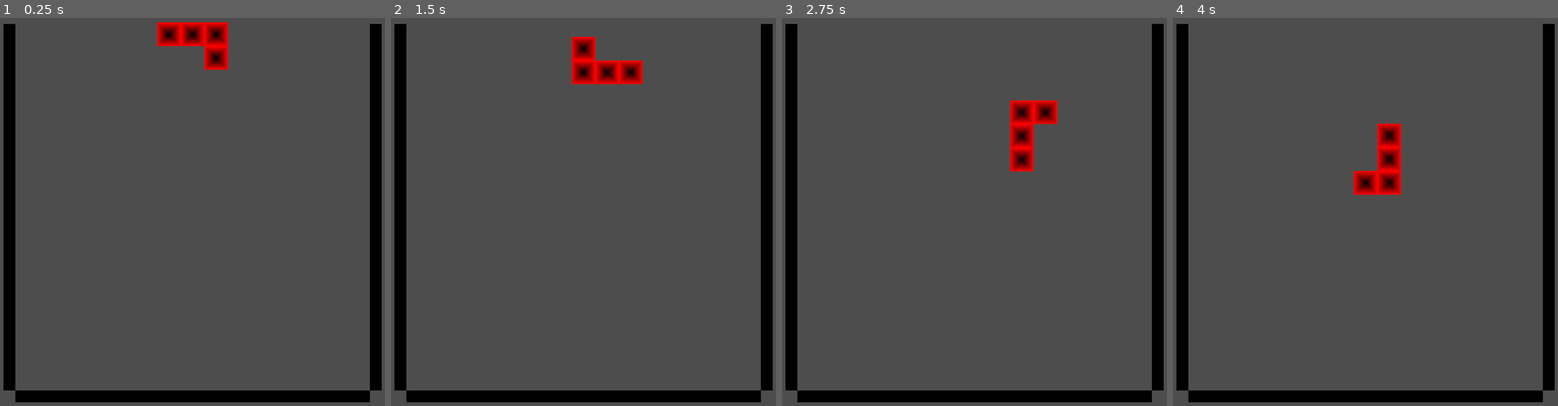
Above: before the commit, frames 1-4 (left to right).
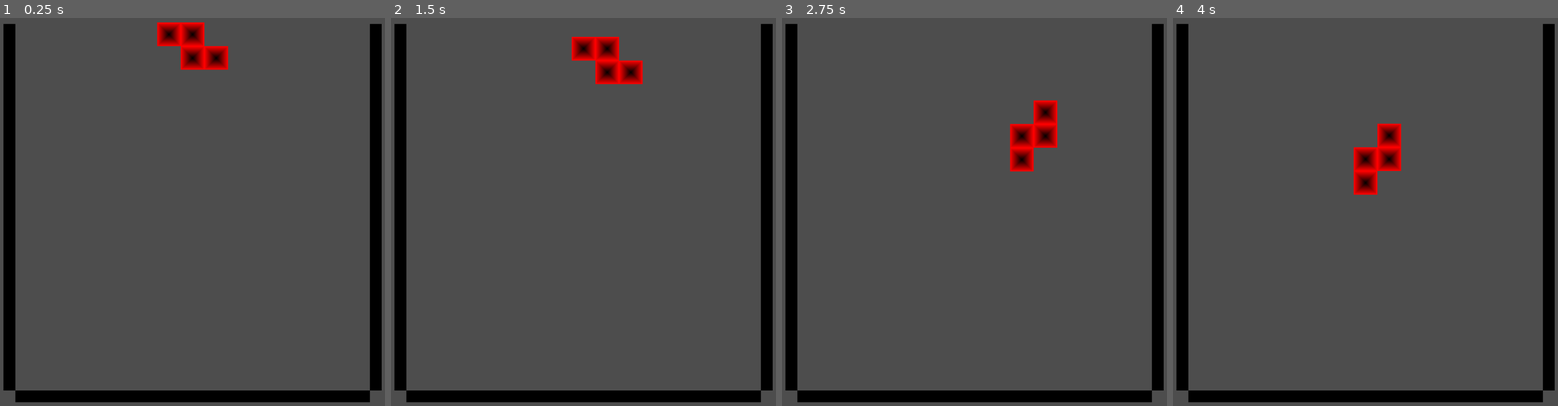
Above: after the commit, the same moments.

Repository: tmielcarz/godot-tetris
Game: Godot game, scene res://board.tscn
Same seed, same stepped clock (60 frames per second), same inputs: the game is played once before the commit and once after it. The project has no main scene, so this scene is started directly.
Inputs:
- Up to frame 1 (0.25 s): no input
- Up to frame 2 (1.5 s): hold Right (move_right) 0.53-1.28 s; tap Up (rotate) at 0.6, 1.35 s; hold Down (move_down) from 1.28 s (still down)
- Up to frame 3 (2.75 s): release Down (move_down) at 2.03 s; hold Right (move_right) from 2.03 s (still down); tap Up (rotate) at 2.1 s
- Up to frame 4 (4 s): tap Up (rotate) at 2.85, 3.6 s; release Right (move_right) at 3.53 s; hold Left (move_left) from 3.53 s (still down)

The runs differ from the first frame. In frame 1, 0.8% of the frame differs, in the area x 46-60%, y 1-14%; in frame 2, 0.8%; in frame 3, 0.8%, in the area x 59-72%, y 21-34%; in frame 4, 0.8%.

Commit message:
ZBlock

Diff:
--- /dev/null
+++ b/blocks/abstract_block.gd
@@ -0,0 +1,83 @@
+extends Node2D
+
+var speed = 50
+
+var locked = false
+
+var left_side = []
+var right_side = []
+var down_side = []
+
+var rotation_direction = 0
+
+var segments = []
+
+signal block_locked
+
+# Called every frame. 'delta' is the elapsed time since the previous frame.
+func _process(delta):
+	if !locked:
+		var velocity = Vector2.ZERO
+
+		var actual_speed = speed
+
+		if Input.is_action_just_pressed("move_right") && _is_right_allowed():
+			velocity.x += 64
+
+		if Input.is_action_just_pressed("move_left") && _is_left_allowed():
+			velocity.x -= 64
+
+		if Input.is_action_just_pressed("rotate"):
+			_try_rotate_block()
+
+		if Input.is_action_pressed("move_down"):
+			actual_speed = 5 * speed
+
+		if _is_down_allowed():
+			velocity.y += actual_speed * delta
+		else:
+			_lock_block()
+
+		position += velocity
+
+func _lock_block():
+	locked = true
+	self.position.y = 64 * round(self.position.y / 64) + 16
+	block_locked.emit()
+
+func _is_rotation_valid():
+	for segment in segments:
+		segment.shapes[0].force_shapecast_update()
+		if segment.shapes[0].is_colliding():
+			if segment.get_parent() != segment.shapes[0].get_collider(0).get_parent():
+				return false
+	return true
+
+func _try_rotate_block():
+	self.rotate(PI / 2)
+
+	if _is_rotation_valid():
+		rotation_direction += 1
+		if rotation_direction == 4:
+			rotation_direction = 0
+	else:
+		print("rotation reverted")
+		self.rotate(-PI / 2)
+
+
+func _is_allowed(segments_def):
+	for segment_def in segments_def:
+		var segment_id = segment_def[0]
+		var shape_id = segment_def[1]
+		if segments[segment_id - 1].shapes[shape_id].is_colliding():
+			return false
+	return true
+
+func _is_left_allowed():
+	return _is_allowed(left_side[rotation_direction])
+
+func _is_right_allowed():
+	return _is_allowed(right_side[rotation_direction])
+
+func _is_down_allowed():
+	return _is_allowed(down_side[rotation_direction])
--- a/blocks/l_block_left.gd
+++ b/blocks/l_block_left.gd
@@ -1,101 +1,22 @@
-extends Node2D
+extends "res://blocks/abstract_block.gd"
 
-var speed = 50
-
-var locked = false
-
-var left_side = [
-	[[1, 2], [4, 2]],
-	[[1, 4], [2, 4], [4, 4]],
-	[[3, 1], [4, 1]],
-	[[1, 3], [2, 3], [3, 3]],
-]
-var right_side = [
-	[[3, 1], [4, 1]],
-	[[1, 3], [2, 3], [3, 3]],
-	[[1, 2], [4, 2]],
-	[[1, 4], [2, 4], [4, 4]]
-]
-var down_side = [
-	[[1, 4], [2, 4], [4, 4]],
-	[[3, 1], [4, 1]],
-	[[1, 3], [2, 3], [3, 3]],
-	[[1, 2], [4, 2]]
-]
-
-var rotation_direction = 0
-
-var segments = []
-
-signal block_locked
-
-# Called when the node enters the scene tree for the first time.
 func _ready():
 	segments.append_array([$SimpleSegment1, $SimpleSegment2, $SimpleSegment3, $SimpleSegment4])
-
-# Called every frame. 'delta' is the elapsed time since the previous frame.
-func _process(delta):
-	if !locked:
-		var velocity = Vector2.ZERO
-
-		var actual_speed = speed
-
-		if Input.is_action_just_pressed("move_right") && _is_right_allowed():
-			velocity.x += 64
-
-		if Input.is_action_just_pressed("move_left") && _is_left_allowed():
-			velocity.x -= 64
-
-		if Input.is_action_just_pressed("rotate"):
-			_try_rotate_block()
-
-		if Input.is_action_pressed("move_down"):
-			actual_speed = 5 * speed
-
-		if _is_down_allowed():
-			velocity.y += actual_speed * delta
-		else:
-			_lock_block()
-
-		position += velocity
-
-func _lock_block():
-	locked = true
-	self.position.y = 64 * round(self.position.y / 64) + 16
-	block_locked.emit()
-
-func _is_rotation_valid():
-	for segment in segments:
-		segment.shapes[0].force_shapecast_update()
-		if segment.shapes[0].is_colliding():
-			return false
-	return true
-
-func _try_rotate_block():
-	self.rotate(PI / 2)
-
-	if _is_rotation_valid():
-		rotation_direction += 1
-		if rotation_direction == 4:
-			rotation_direction = 0
-	else:
-		print("rotation reverted")
-		self.rotate(-PI / 2)
-
-
-func _is_allowed(segments_def):
-	for segment_def in segments_def:
-		var segment_id = segment_def[0]
-		var shape_id = segment_def[1]
-		if segments[segment_id - 1].shapes[shape_id].is_colliding():
-			return false
-	return true
-
-func _is_left_allowed():
-	return _is_allowed(left_side[rotation_direction])
-
-func _is_right_allowed():
-	return _is_allowed(right_side[rotation_direction])
-
-func _is_down_allowed():
-	return _is_allowed(down_side[rotation_direction])
+	left_side.append_array([
+		[[1, 2], [4, 2]],
+		[[1, 4], [2, 4], [4, 4]],
+		[[3, 1], [4, 1]],
+		[[1, 3], [2, 3], [3, 3]],
+	])
+	right_side.append_array([
+		[[3, 1], [4, 1]],
+		[[1, 3], [2, 3], [3, 3]],
+		[[1, 2], [4, 2]],
+		[[1, 4], [2, 4], [4, 4]]
+	])
+	down_side.append_array([
+		[[1, 4], [2, 4], [4, 4]],
+		[[3, 1], [4, 1]],
+		[[1, 3], [2, 3], [3, 3]],
+		[[1, 2], [4, 2]]
+	])
--- a/blocks/l_block_left.tscn
+++ b/blocks/l_block_left.tscn
@@ -8,25 +8,21 @@
 
 [node name="SimpleSegment1" parent="." instance=ExtResource("1_67tr7")]
 position = Vector2(-64, 0)
-segment_id = 1
 top_enabled = true
 bottom_enabled = true
 left_enabled = true
 
 [node name="SimpleSegment2" parent="." instance=ExtResource("1_67tr7")]
-segment_id = 2
 top_enabled = true
 bottom_enabled = true
 
 [node name="SimpleSegment3" parent="." instance=ExtResource("1_67tr7")]
 position = Vector2(64, 0)
-segment_id = 3
 top_enabled = true
 right_enabled = true
 
 [node name="SimpleSegment4" parent="." instance=ExtResource("1_67tr7")]
 position = Vector2(64, 64)
-segment_id = 4
 right_enabled = true
 bottom_enabled = true
 left_enabled = true
--- a/blocks/simple_segment.gd
+++ b/blocks/simple_segment.gd
@@ -1,6 +1,4 @@
 extends Area2D
-
-@export var segment_id = 0
 
 @export var top_enabled = false
 @export var right_enabled = false
--- /dev/null
+++ b/blocks/z_block_left.gd
@@ -0,0 +1,22 @@
+extends "res://blocks/abstract_block.gd"
+
+func _ready():
+	segments.append_array([$SimpleSegment1, $SimpleSegment2, $SimpleSegment3, $SimpleSegment4])
+	left_side.append_array([
+		[[1, 2], [3, 2]],
+		[[1, 4], [3, 4], [4, 4]],
+		[[2, 1], [4, 1]],
+		[[1, 3], [2, 3], [4, 3]]
+	])
+	right_side.append_array([
+		[[2, 1], [4, 1]],
+		[[1, 3], [2, 3], [4, 3]],
+		[[1, 2], [3, 2]],
+		[[1, 4], [3, 4], [4, 4]]
+	])
+	down_side.append_array([
+		[[1, 4], [3, 4], [4, 4]],
+		[[2, 1], [4, 1]],
+		[[1, 3], [2, 3], [4, 3]],
+		[[1, 2], [3, 2]]
+	])
--- /dev/null
+++ b/blocks/z_block_left.tscn
@@ -0,0 +1,28 @@
+[gd_scene load_steps=3 format=3 uid="uid://bscjijut321pq"]
+
+[ext_resource type="Script" path="res://blocks/z_block_left.gd" id="1_8bjx7"]
+[ext_resource type="PackedScene" uid="uid://dh1nvktbbv3fj" path="res://blocks/simple_segment.tscn" id="2_pglcd"]
+
+[node name="ZBlockLeft" type="Node2D"]
+script = ExtResource("1_8bjx7")
+
+[node name="SimpleSegment1" parent="." instance=ExtResource("2_pglcd")]
+position = Vector2(-64, 0)
+top_enabled = true
+bottom_enabled = true
+left_enabled = true
+
+[node name="SimpleSegment2" parent="." instance=ExtResource("2_pglcd")]
+top_enabled = true
+right_enabled = true
+
+[node name="SimpleSegment3" parent="." instance=ExtResource("2_pglcd")]
+position = Vector2(0, 64)
+bottom_enabled = true
+left_enabled = true
+
+[node name="SimpleSegment4" parent="." instance=ExtResource("2_pglcd")]
+position = Vector2(64, 64)
+top_enabled = true
+right_enabled = true
+bottom_enabled = true
--- a/board.gd
+++ b/board.gd
@@ -1,7 +1,7 @@
 extends Node2D
 
 @export var l_block_left: PackedScene
-# @export var z_shape_block_1: PackedScene
+@export var z_block_left: PackedScene
 
 var blocks = []
 
@@ -12,12 +12,11 @@
 # Called when the node enters the scene tree for the first time.
 func _ready():
 	blocks.append(l_block_left)
-	# blocks.append(z_shape_block_1)
+	blocks.append(z_block_left)
 	_create_new_block()
 
 func _create_new_block():
-	# current_block = blocks[randi_range(0, 1)].instantiate()
-	current_block = l_block_left.instantiate()
+	current_block = blocks[randi_range(0, 1)].instantiate()
 	current_block.position = Vector2(592, 32)
 	current_block.connect("block_locked", _on_block_locked)
 	add_child(current_block)
--- a/board.tscn
+++ b/board.tscn
@@ -1,7 +1,8 @@
-[gd_scene load_steps=12 format=3 uid="uid://bv6jl0eqjak4n"]
+[gd_scene load_steps=13 format=3 uid="uid://bv6jl0eqjak4n"]
 
 [ext_resource type="Script" path="res://board.gd" id="1_bmftx"]
 [ext_resource type="PackedScene" uid="uid://d3lxiec8frvuy" path="res://blocks/l_block_left.tscn" id="2_nww57"]
+[ext_resource type="PackedScene" uid="uid://bscjijut321pq" path="res://blocks/z_block_left.tscn" id="3_5ispg"]
 
 [sub_resource type="Gradient" id="Gradient_lkwvs"]
 interpolation_mode = 1
@@ -41,6 +42,7 @@
 [node name="Board" type="Node2D"]
 script = ExtResource("1_bmftx")
 l_block_left = ExtResource("2_nww57")
+z_block_left = ExtResource("3_5ispg")
 
 [node name="Floor" type="Area2D" parent="."]
 position = Vector2(592, 1024)
